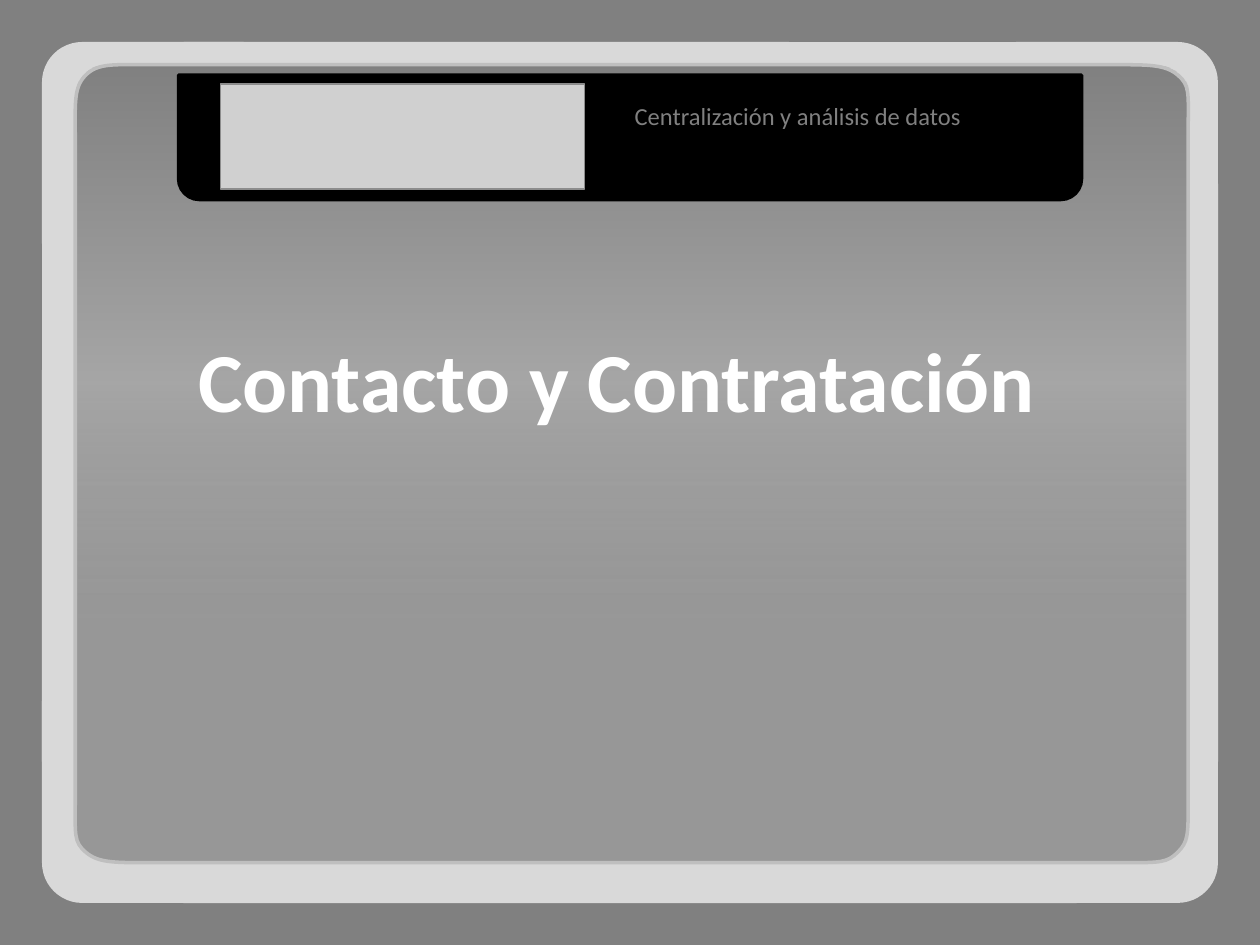
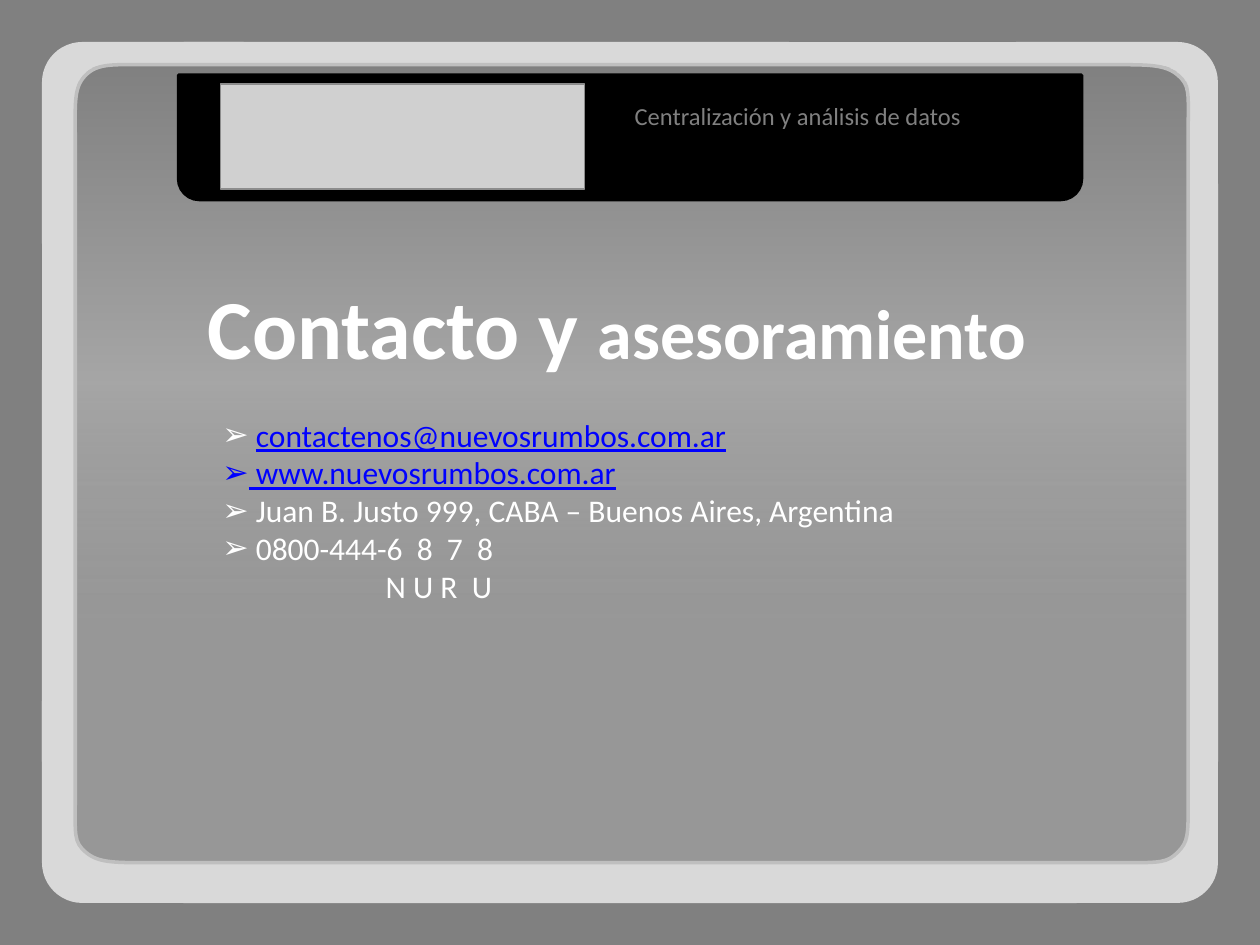
Before and after one commit to adrianachelotti/tallerdesarrollo1ero2011, a slide deck: slide 11 of Presentacion/Comercial/Presentacion Comercial.pptx. Drawn at 1260x945 pixels with LibreOffice and Linux fonts; fonts in the diff are those of the drawing; grey boxes stand for pictures. Boxes give left, top, right and bottom in pixels: in the first picture for what was removed or moved away, otherwise in the second. Text is boxed around its words. In the diff, an @@ line names an element or a change of style, - is before the commit and + after.

```diff
--- a/Presentacion/Comercial/Presentacion Comercial.pptx
+++ b/Presentacion/Comercial/Presentacion Comercial.pptx
@@ text at (208,304,1026,372): text changed; size 48 to 40 pt @@
-Contacto y Contratación
+Contacto y asesoramiento
@@ text added at (256,425,893,598), 18 pt, text #FFFFFF @@
+➢ contactenos@nuevosrumbos.com.ar
+➢ www.nuevosrumbos.com.ar
+➢ Juan B. Justo 999, CABA – Buenos Aires, Argentina
+➢ 0800-444-6 8 7 8
+N U R U
```
Also in this commit, not shown: 2 other slides changed, 1 other file.
